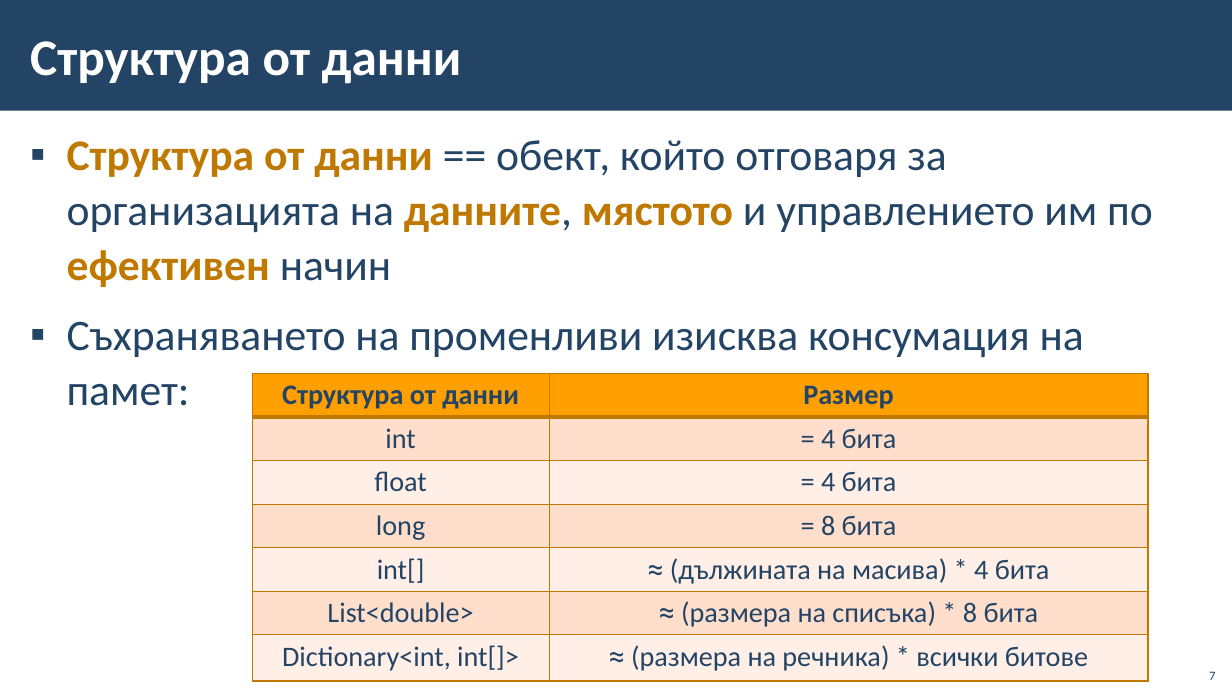
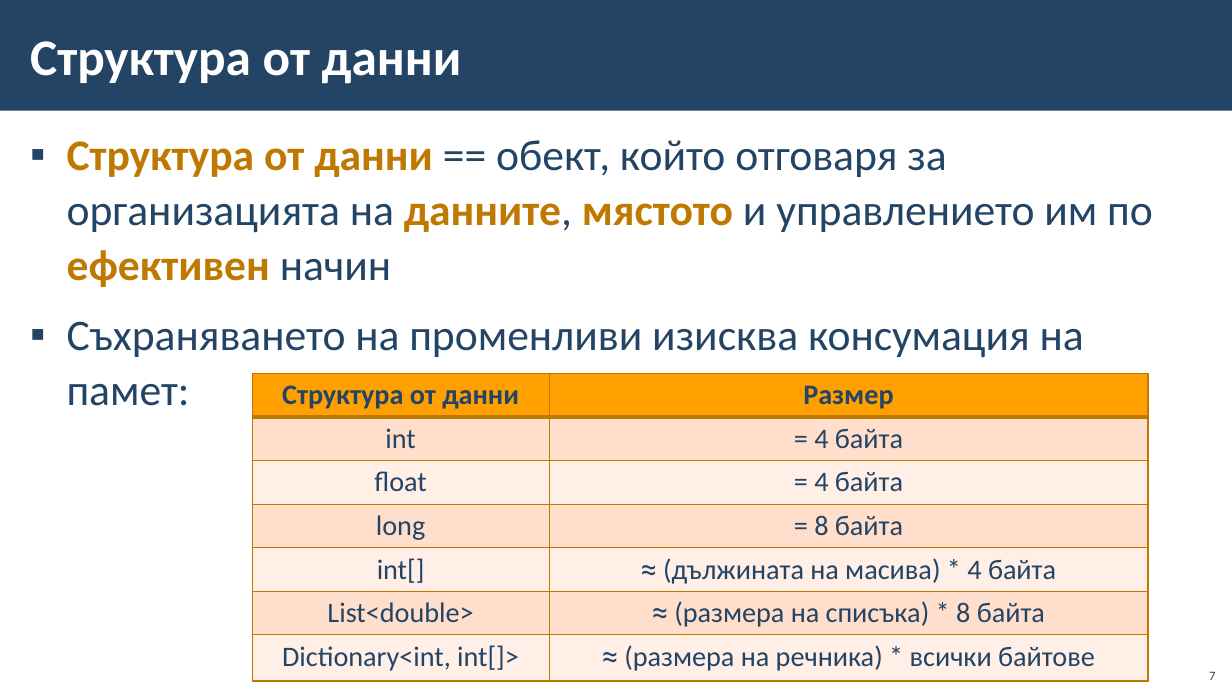
Before and after one commit to BG-IT-Edu/School-Programming, a slide deck: slide 7 of Courses/Software-Sciences/Module-2-DS-and-Algo/12.1-Data Structures-Overview-Basics/12.1-Data Structures-Overview-Basics.pptx. Drawn at 1232x693 pixels with LibreOffice and Linux fonts; fonts in the diff are those of the drawing; background and template pictures are left out. Boxes give left, top, right and bottom in pixels: in the first picture for what was removed or moved away, otherwise in the second. Text is boxed around its words. In the diff, an @@ line names an element or a change of style, - is before the commit and + after.

```diff
--- a/Courses/Software-Sciences/Module-2-DS-and-Algo/12.1-Data Structures-Overview-Basics/12.1-Data Structures-Overview-Basics.pptx
+++ b/Courses/Software-Sciences/Module-2-DS-and-Algo/12.1-Data Structures-Overview-Basics/12.1-Data Structures-Overview-Basics.pptx
@@ table at (x1=252, y1=373, x2=1148, y2=678) @@
-row 2, column 2: = 4 бита
+row 2, column 2: = 4 байта
-row 3, column 2: = 4 бита
+row 3, column 2: = 4 байта
-row 4, column 2: = 8 бита
+row 4, column 2: = 8 байта
-row 5, column 2: ≈ (дължината на масива) * 4 бита
+row 5, column 2: ≈ (дължината на масива) * 4 байта
-row 6, column 2: ≈ (размера на списъка) * 8 бита
+row 6, column 2: ≈ (размера на списъка) * 8 байта
-row 7, column 2: ≈ (размера на речника) * всички битове
+row 7, column 2: ≈ (размера на речника) * всички байтове
```
Also in this commit, not shown: 1 other slide changed.
